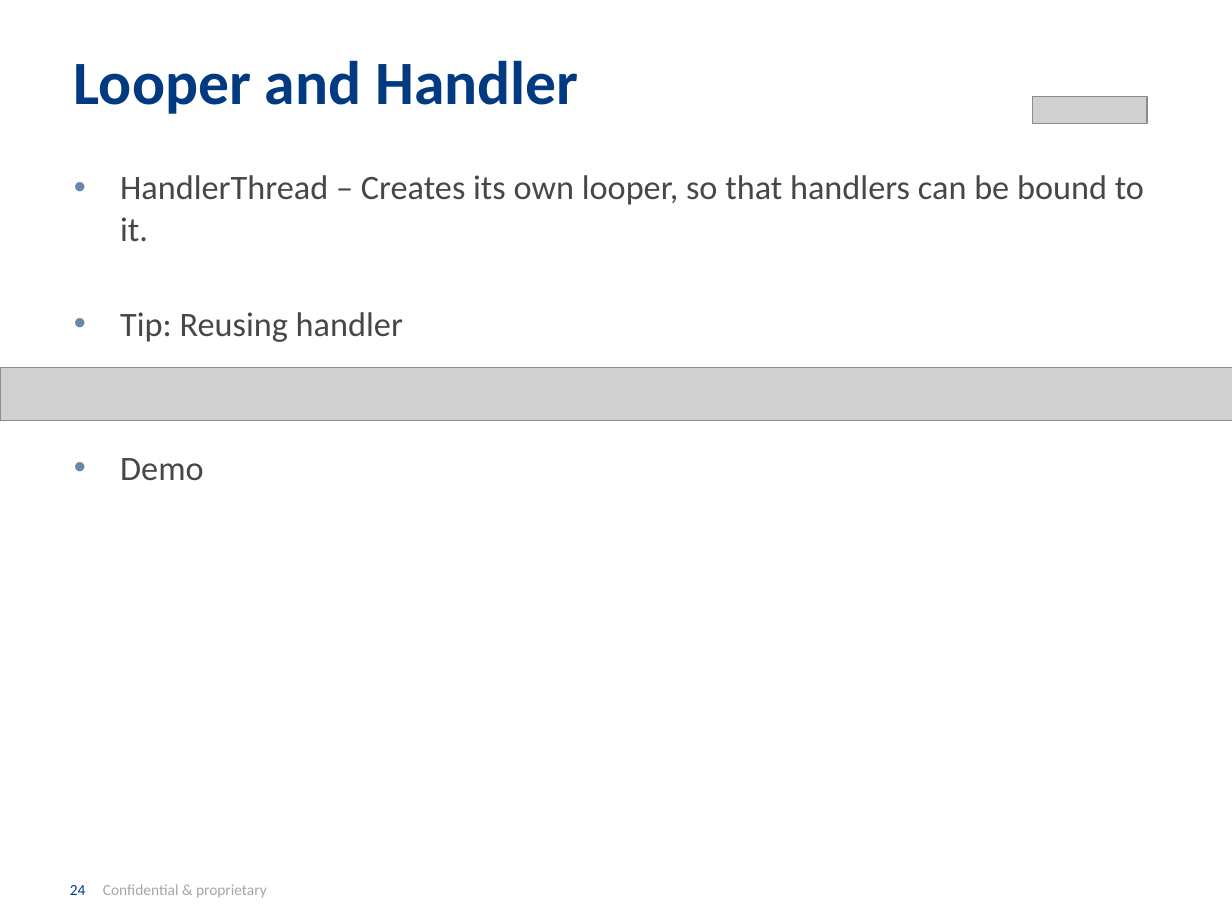
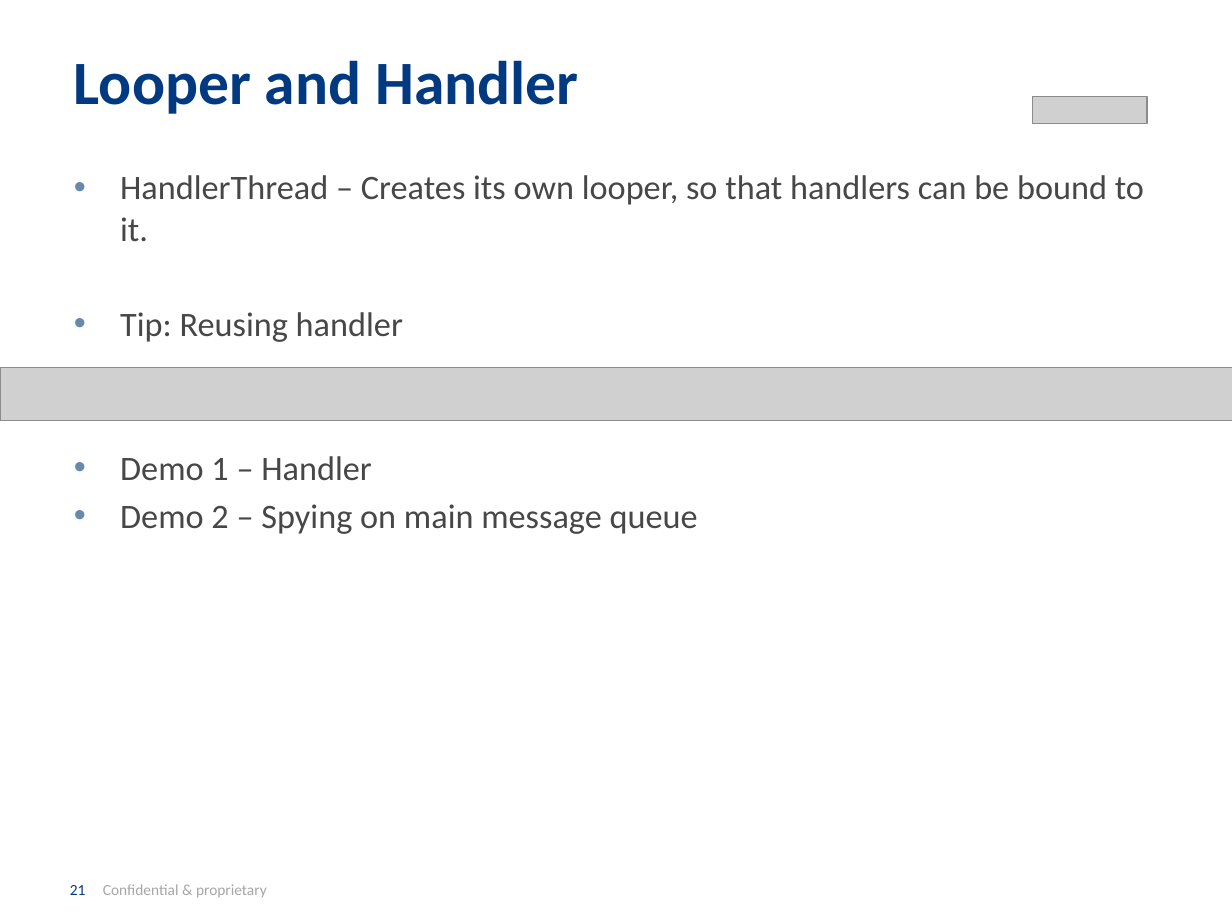
Before and after one commit to INRIX-Iurii-Okhmat/BrownBags, a slide deck: slide 21 of Presentation/Asynchronous Android.pptx (slide 24 before the commit). Drawn at 1232x924 pixels with LibreOffice and Linux fonts; fonts in the diff are those of the drawing; grey boxes stand for pictures; background and template pictures are left out. Boxes give left, top, right and bottom in pixels: in the first picture for what was removed or moved away, otherwise in the second. Text is boxed around its words. In the diff, an @@ line names an element or a change of style, - is before the commit and + after.

```diff
--- a/Presentation/Asynchronous Android.pptx
+++ b/Presentation/Asynchronous Android.pptx
@@ text at (120,456,698,534): text changed @@
-• Demo
+• Demo 1 – Handler
+• Demo 2 – Spying on main message queue
@@ page number at (70,884,267,898): text changed @@
-24 Confidential & proprietary
+21 Confidential & proprietary
```
Also in this commit, not shown: 12 other slides changed, 3 slides added, 12 slides removed, 1 other file.
